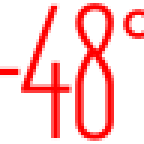
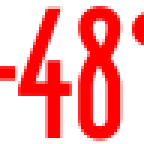
The second 144×144 image is a revision of the first. Changes to its layers:
painted on "+48°" over left=0, top=3, right=144, bottom=141
